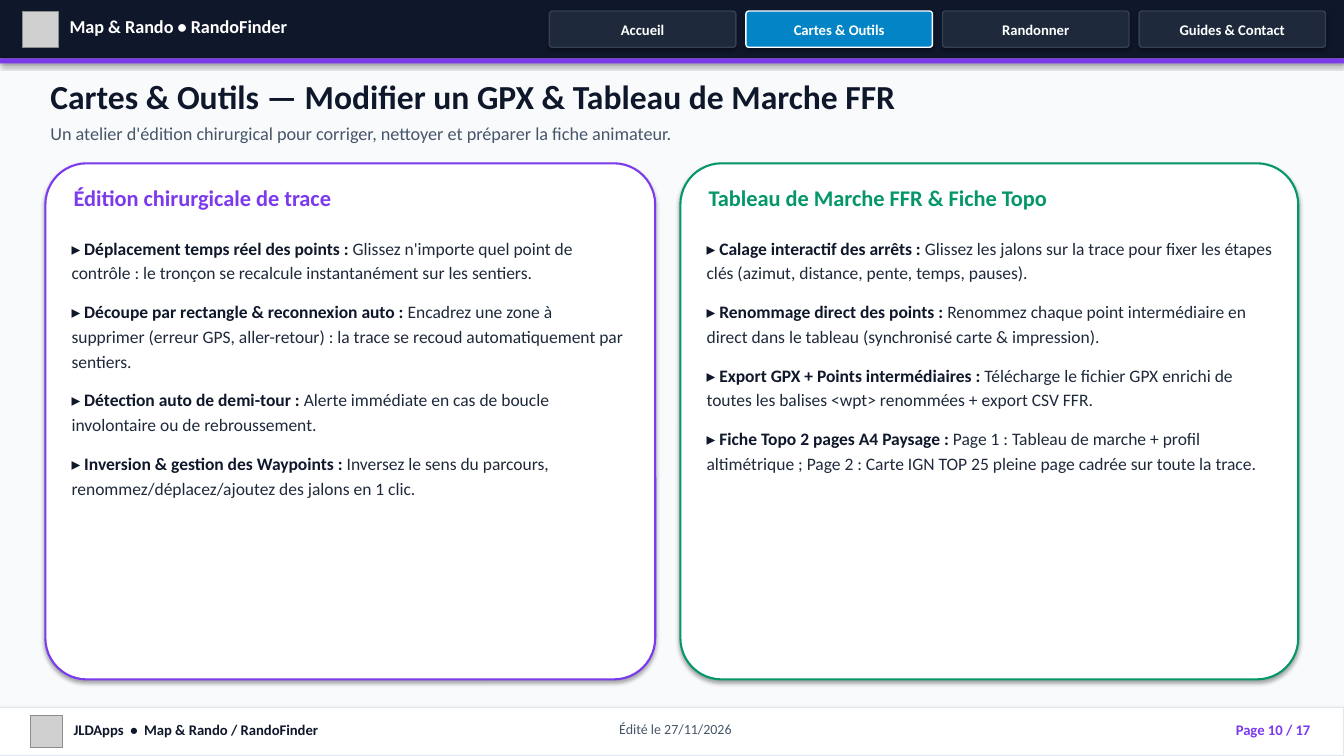
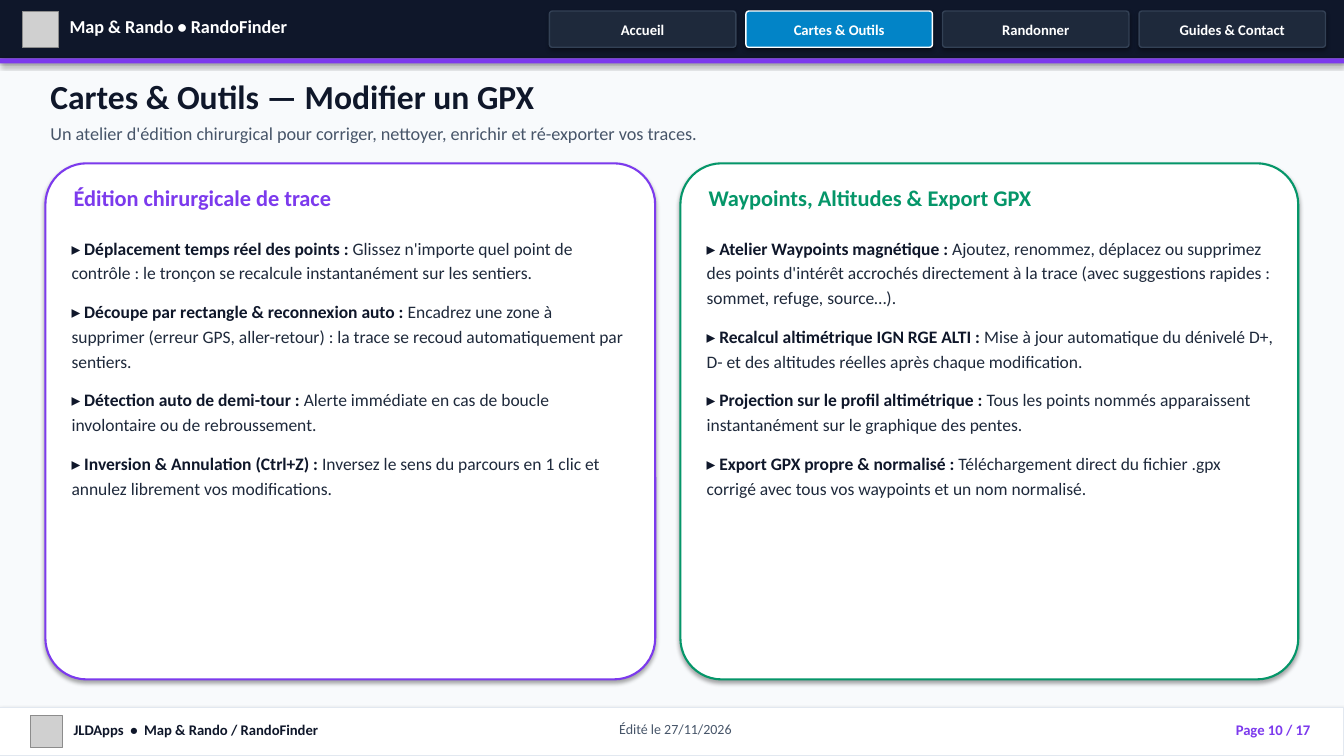
Before and after one commit to jusitafu/maprando, a slide deck: slide 10 of docs/Presentation_RandoFinder_JLDApps.pptx. Drawn at 1344x756 pixels with LibreOffice and Linux fonts; fonts in the diff are those of the drawing; grey boxes stand for pictures. Boxes give left, top, right and bottom in pixels: in the first picture for what was removed or moved away, otherwise in the second. Text is boxed around its words. In the diff, an @@ line names an element or a change of style, - is before the commit and + after.

Commit message:
v243: Suppression de toute mention du tableau de marche dans Presentation_RandoFinder_JLDApps.pptx

```diff
--- a/docs/Presentation_RandoFinder_JLDApps.pptx
+++ b/docs/Presentation_RandoFinder_JLDApps.pptx
@@ text at (x1=50, y1=85, x2=534, y2=110): text changed @@
-Cartes & Outils — Modifier un GPX & Tableau de Marche FFR
+Cartes & Outils — Modifier un GPX
@@ text at (x1=50, y1=127, x2=697, y2=143): text changed @@
-Un atelier d'édition chirurgical pour corriger, nettoyer et préparer la fiche animateur.
+Un atelier d'édition chirurgical pour corriger, nettoyer, enrichir et ré-exporter vos traces.
@@ text at (x1=709, y1=190, x2=1031, y2=210): text changed @@
-Tableau de Marche FFR & Fiche Topo
+Waypoints, Altitudes & Export GPX
@@ text at (x1=707, y1=242, x2=1273, y2=498): text changed @@
-▸ Calage interactif des arrêts : Glissez les jalons sur la trace pour fixer les étapes clés (azimut, distance, pente, temps, pauses).
-▸ Renommage direct des points : Renommez chaque point intermédiaire en direct dans le tableau (synchronisé carte & impression).
-▸ Export GPX + Points intermédiaires : Télécharge le fichier GPX enrichi de toutes les balises <wpt> renommées + export CSV FFR.
-▸ Fiche Topo 2 pages A4 Paysage : Page 1 : Tableau de marche + profil altimétrique ; Page 2 : Carte IGN TOP 25 pleine page cadrée sur toute la trace.
+▸ Atelier Waypoints magnétique : Ajoutez, renommez, déplacez ou supprimez des points d'intérêt accrochés directement à la trace (avec suggestions rapides : sommet, refuge, source…).
+▸ Recalcul altimétrique IGN RGE ALTI : Mise à jour automatique du dénivelé D+, D- et des altitudes réelles après chaque modification.
+▸ Projection sur le profil altimétrique : Tous les points nommés apparaissent instantanément sur le graphique des pentes.
+▸ Export GPX propre & normalisé : Téléchargement direct du fichier .gpx corrigé avec tous vos waypoints et un nom normalisé.
@@ text at (x1=72, y1=457, x2=599, y2=495): text changed @@
-▸ Inversion & gestion des Waypoints : Inversez le sens du parcours, renommez/déplacez/ajoutez des jalons en 1 clic.
+▸ Inversion & Annulation (Ctrl+Z) : Inversez le sens du parcours en 1 clic et annulez librement vos modifications.
```
Also in this commit, not shown: 2 other slides changed, 2 other files.
